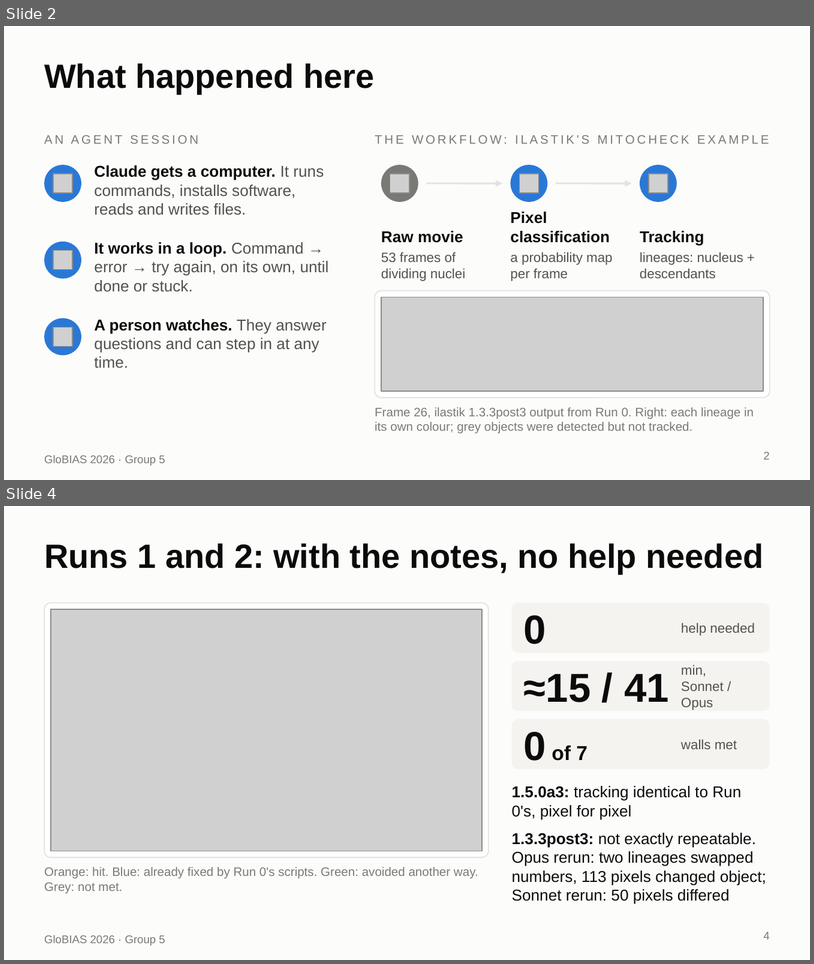
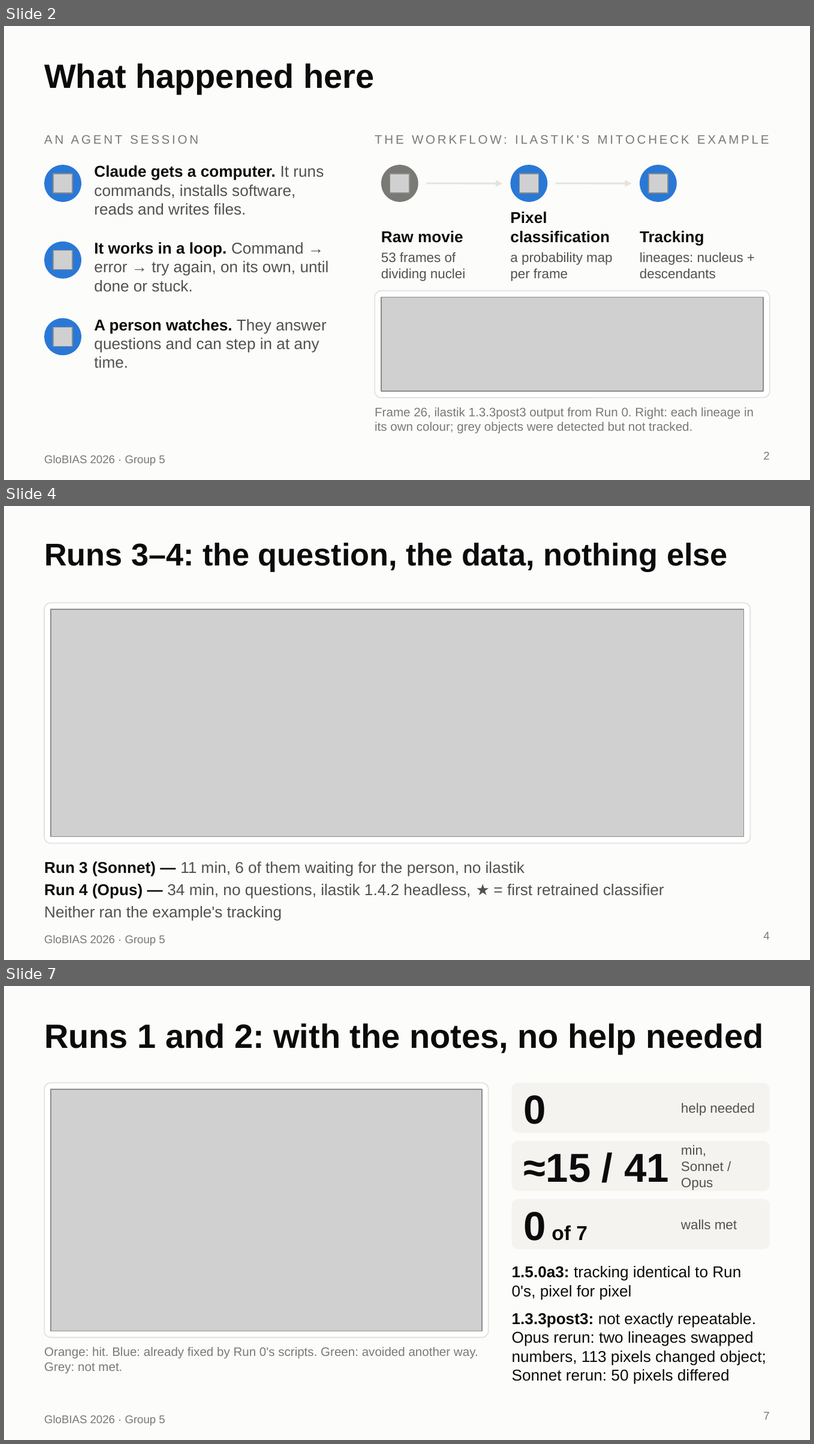
Before and after one commit to globias-2026-group5/globias-2026-group5.github.io, a slide deck: talk/ilastik-five-sessions-short.pptx. Shown one above the other, each under a label of ours: slides 2 and 4 before the commit, slides 2, 4 and 7 after it; the slides between them are not shown. The pictures are 814x964 and 814x1444 pixels, drawn with LibreOffice and Linux fonts; fonts in the diff are those of the drawing; grey boxes stand for pictures. Boxes give left, top, right and bottom in pixels: in the first picture for what was removed or moved away, otherwise in the second. Text is boxed around its words. In the diff, an @@ line names an element or a change of style, - is before the commit and + after.

```diff
--- a/talk/ilastik-five-sessions-short.pptx
+++ b/talk/ilastik-five-sessions-short.pptx
@@ slide 4 added at (x1=4, y1=506, x2=810, y2=960), background #FCFCFB; not listed: 1 template element that a slide beside it also shows @@
@@ title added at (x1=44, y1=543, x2=728, y2=571), 28 pt, text #0B0B0B, bold @@
+Runs 3–4: the question, the data, nothing else
@@ rounded rectangle added at (x1=44, y1=603, x2=751, y2=843), fill #FFFFFF, outline #E4E3DF 1 pt @@
@@ picture added at (x1=51, y1=609, x2=744, y2=837) @@
@@ text added at (x1=44, y1=861, x2=665, y2=921), 14 pt, text #52514E @@
+Run 3 (Sonnet) — 11 min, 6 of them waiting for the person, no ilastik
+Run 4 (Opus) — 34 min, no questions, ilastik 1.4.2 headless, ★ = first retrained classifier
+Neither ran the example's tracking
@@ page number added at (x1=764, y1=931, x2=770, y2=939), 10 pt, text #7A7975 @@
+4
@@ what was slide 4 is now slide 7 @@
@@ page number at (x1=764, y1=1411, x2=770, y2=1419): text changed @@
-4
+7
```
Also in this commit, not shown: 2 slides changed, 2 other slides added, 10 other files.
